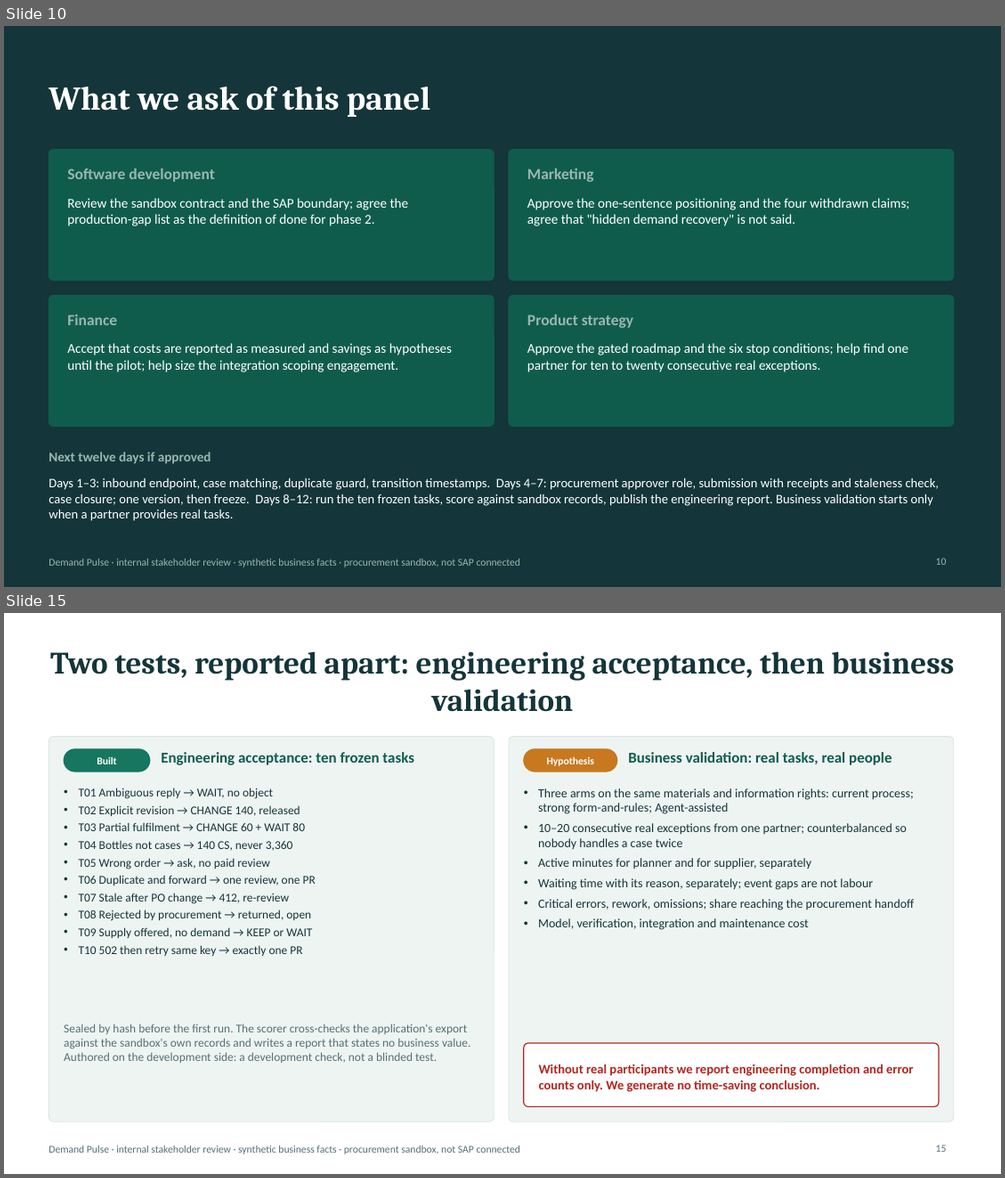
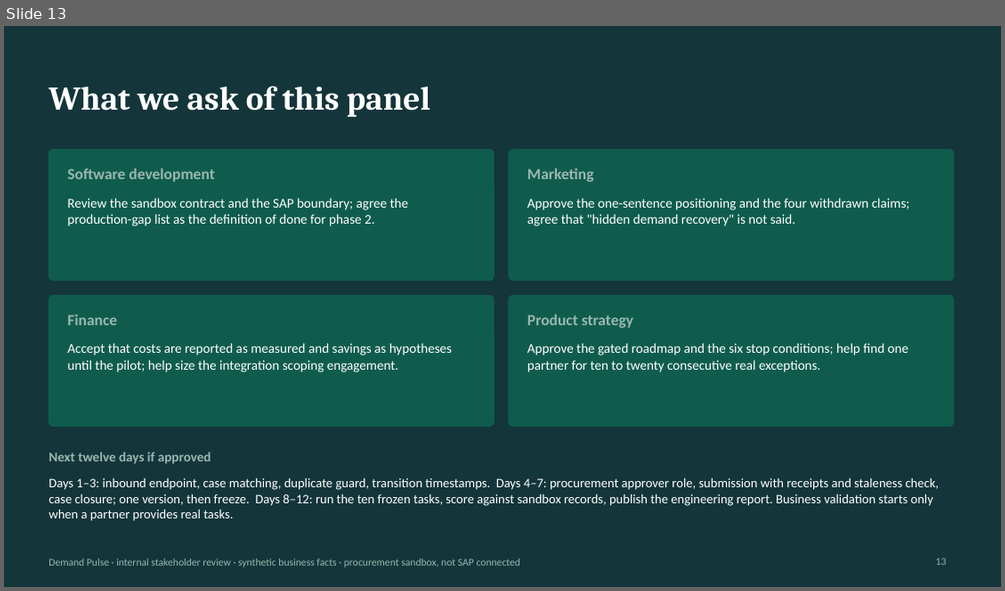
Before and after one commit to logisticPM/sap, a slide deck: presentations/SAP_Demand_Pulse_Business_Case_Deck.pptx. Shown one above the other, each under a label of ours: slides 10 and 15 before the commit, slide 13 after it; the slides between them are not shown. The pictures are 1005x1178 and 1005x591 pixels, drawn with LibreOffice and Linux fonts; fonts in the diff are those of the drawing. Boxes give left, top, right and bottom in pixels: in the first picture for what was removed or moved away, otherwise in the second. Text is boxed around its words. In the diff, an @@ line names an element or a change of style, - is before the commit and + after.

```diff
--- a/presentations/SAP_Demand_Pulse_Business_Case_Deck.pptx
+++ b/presentations/SAP_Demand_Pulse_Business_Case_Deck.pptx
@@ slide 15 removed at bbox=[4, 613, 1001, 1174], background #FFFFFF @@
@@ title removed at bbox=[50, 651, 955, 712] @@
-Two tests, reported apart: engineering acceptance, then business validation
@@ rounded rectangle removed at bbox=[48, 737, 494, 1121] @@
@@ rounded rectangle removed at bbox=[509, 737, 954, 1121] @@
@@ rounded rectangle removed at bbox=[64, 749, 150, 771] @@
@@ text removed at bbox=[97, 757, 117, 764] @@
-Built
@@ text removed at bbox=[161, 752, 414, 765] @@
-Engineering acceptance: ten frozen tasks
@@ rounded rectangle removed at bbox=[524, 749, 617, 771] @@
@@ text removed at bbox=[547, 757, 595, 766] @@
-Hypothesis
@@ text removed at bbox=[628, 752, 891, 765] @@
-Business validation: real tasks, real people
@@ text removed at bbox=[79, 787, 316, 956] @@
-• T01 Ambiguous reply → WAIT, no object
-• T02 Explicit revision → CHANGE 140, released
-• T03 Partial fulfilment → CHANGE 60 + WAIT 80
-• T04 Bottles not cases → 140 CS, never 3,360
-• T05 Wrong order → ask, no paid review
-• T06 Duplicate and forward → one review, one PR
-• T07 Stale after PO change → 412, re-review
-• T08 Rejected by procurement → returned, open
-• T09 Supply offered, no demand → KEEP or WAIT
-• T10 502 then retry same key → exactly one PR
@@ text removed at bbox=[538, 788, 914, 930] @@
-• Three arms on the same materials and information rights: current process; strong form-and-rules; Agent-assisted
-• 10–20 consecutive real exceptions from one partner; counterbalanced so nobody handles a case twice
-• Active minutes for planner and for supplier, separately
-• Waiting time with its reason, separately; event gaps are not labour
-• Critical errors, rework, omissions; share reaching the procurement handoff
-• Model, verification, integration and maintenance cost
@@ text removed at bbox=[64, 1023, 470, 1062] @@
-Sealed by hash before the first run. The scorer cross-checks the application's export against the sandbox's own records and writes a report that states no business value. Authored on the development side: a development check, not a blinded test.
@@ rounded rectangle removed at bbox=[524, 1043, 938, 1107] @@
@@ text removed at bbox=[539, 1063, 913, 1092] @@
-Without real participants we report engineering completion and error counts only. We generate no time-saving conclusion.
@@ text removed at bbox=[48, 1145, 521, 1154] @@
-Demand Pulse · internal stakeholder review · synthetic business facts · procurement sandbox, not SAP connected
@@ page number removed at bbox=[936, 1144, 947, 1151] @@
-15
@@ what was slide 10 is now slide 13 @@
@@ page number at bbox=[936, 557, 947, 564]: text changed @@
-10
+13
```
Also in this commit, not shown: 6 slides changed, 5 slides added, 8 other slides removed, 9 other files.
